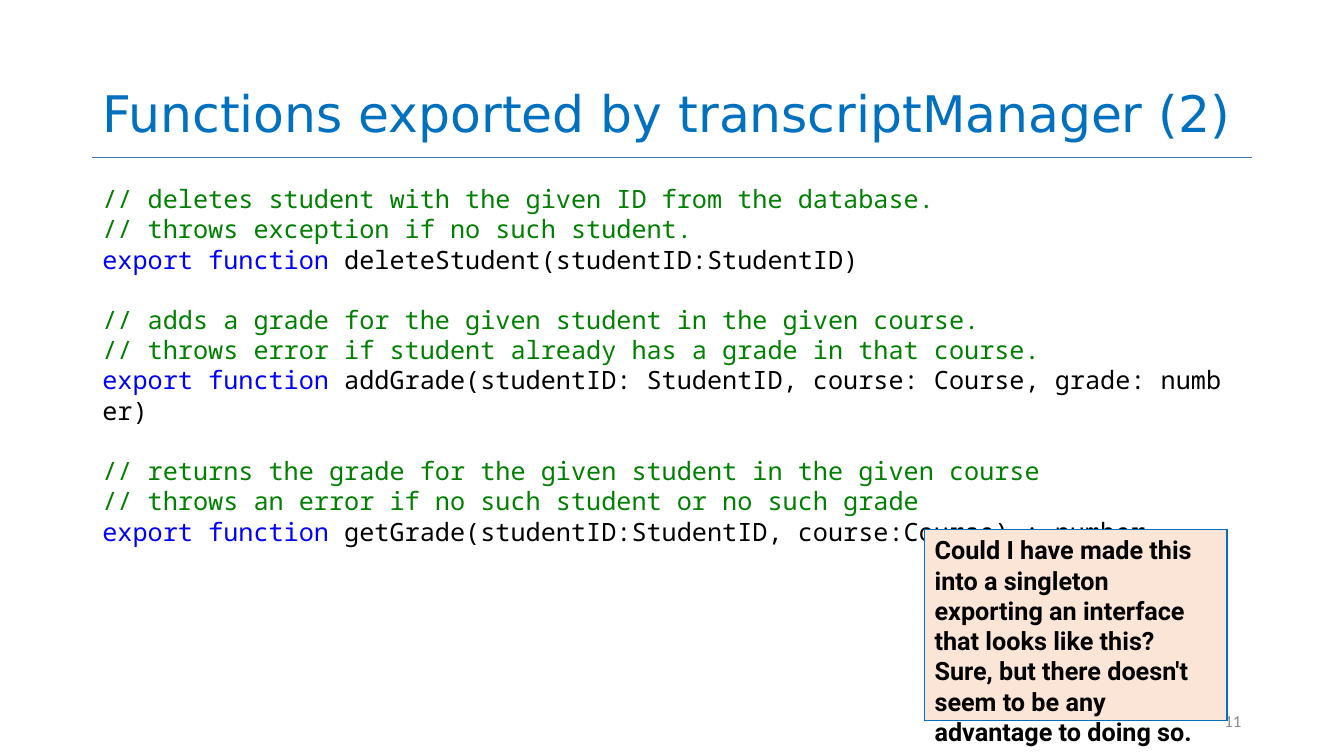
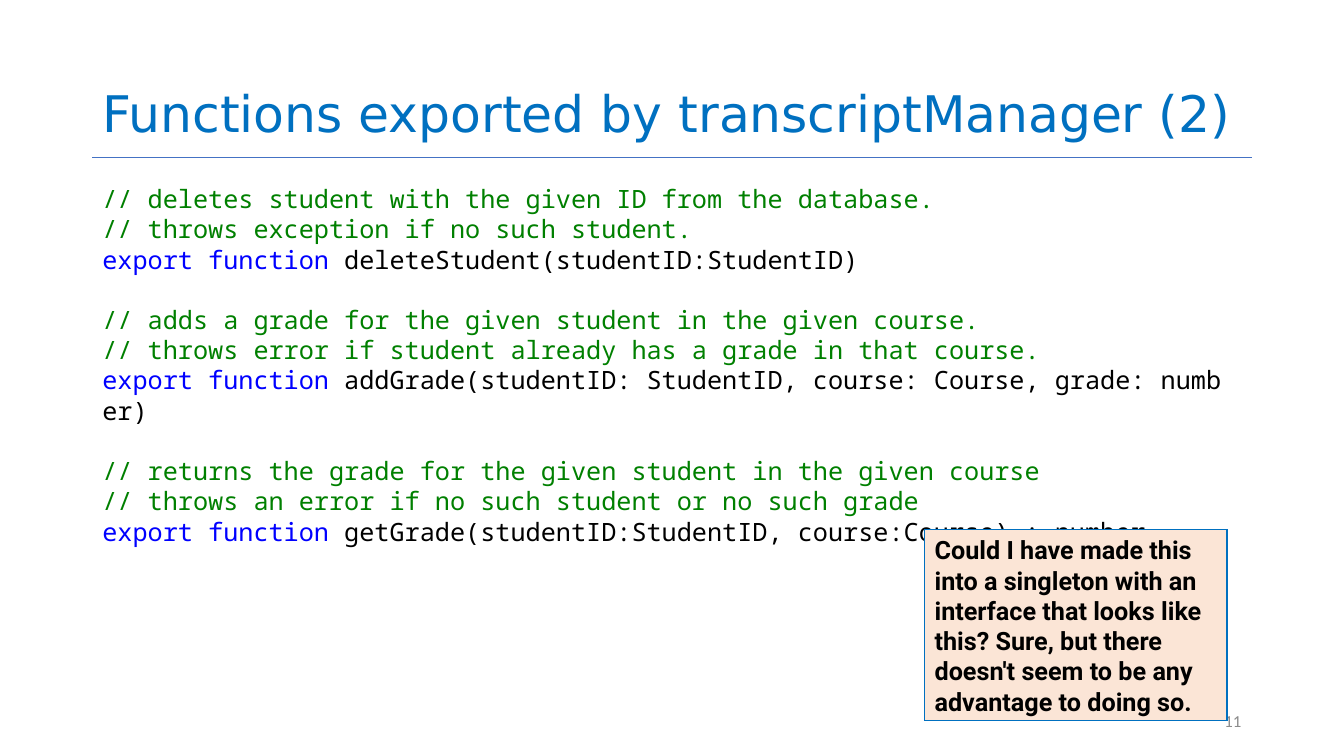
Before and after one commit to neu-se/CS4530-CS5500-Spring-2021, a slide deck: slide 11 of Slides/Lesson 3.4 Building a REST server.pptx. Drawn at 1344x756 pixels with LibreOffice and Linux fonts; fonts in the diff are those of the drawing. Boxes give left, top, right and bottom in pixels: in the first picture for what was removed or moved away, otherwise in the second. Text is boxed around its words. In the diff, an @@ line names an element or a change of style, - is before the commit and + after.

```diff
--- a/Slides/Lesson 3.4 Building a REST server.pptx
+++ b/Slides/Lesson 3.4 Building a REST server.pptx
@@ text in rectangle at (935,540,1201,717): text changed @@
-Could I have made this into a singleton exporting an interface that looks like this? Sure, but there doesn't seem to be any advantage to doing so.
+Could I have made this into a singleton with an interface that looks like this? Sure, but there doesn't seem to be any advantage to doing so.
```
Also in this commit, not shown: 8 other slides changed, 10 slides added, 2 slides removed, 5 other files.
